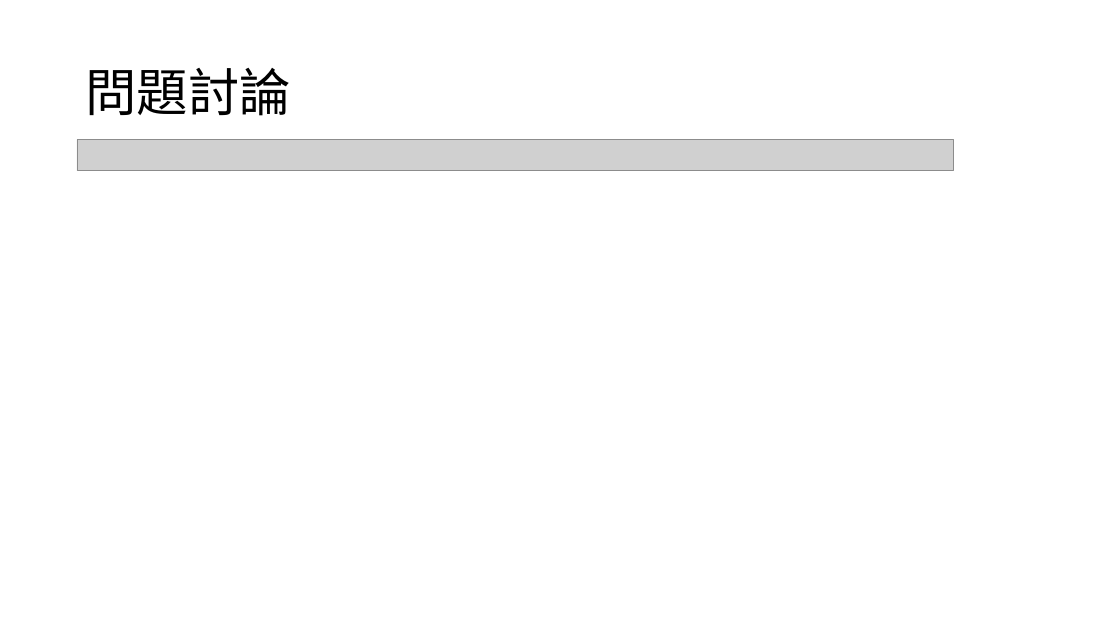
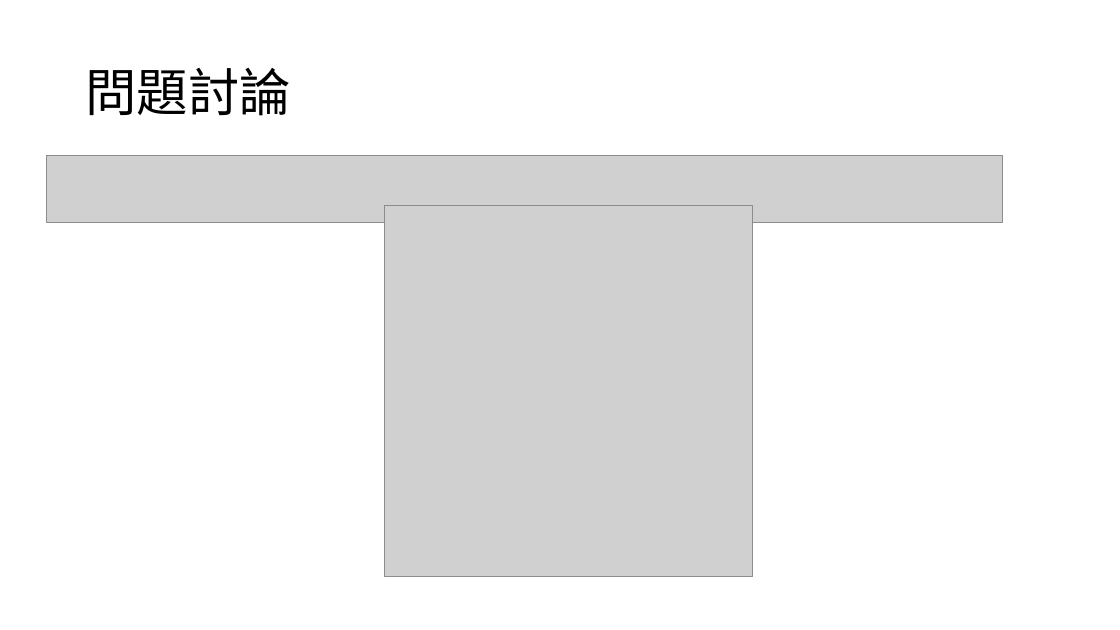
Before and after one commit to yeyi58095/control_lab, a slide deck: slide 20 of 實驗三/presentation/實驗三_第二組_葉彥辰_郭亮佑_蘇昱嘉.pptx (slide 11 before the commit). Drawn at 1120x630 pixels with LibreOffice and Linux fonts; fonts in the diff are those of the drawing; grey boxes stand for pictures. Boxes give left, top, right and bottom in pixels: in the first picture for what was removed or moved away, otherwise in the second. Text is boxed around its words. In the diff, an @@ line names an element or a change of style, - is before the commit and + after.

Commit message:
modify presentation of Lab 3

```diff
--- a/實驗三/presentation/實驗三_第二組_葉彥辰_郭亮佑_蘇昱嘉.pptx
+++ b/實驗三/presentation/實驗三_第二組_葉彥辰_郭亮佑_蘇昱嘉.pptx
@@ title "問題討論" at bbox=[85, 68, 290, 116]: font Noto Sans CJK SC to Lato @@
@@ picture removed at bbox=[77, 139, 954, 171] @@
@@ picture added at bbox=[47, 155, 1003, 222] @@
@@ picture added at bbox=[385, 206, 753, 576] @@
```
Also in this commit, not shown: 12 other slides changed, 7 slides added.
